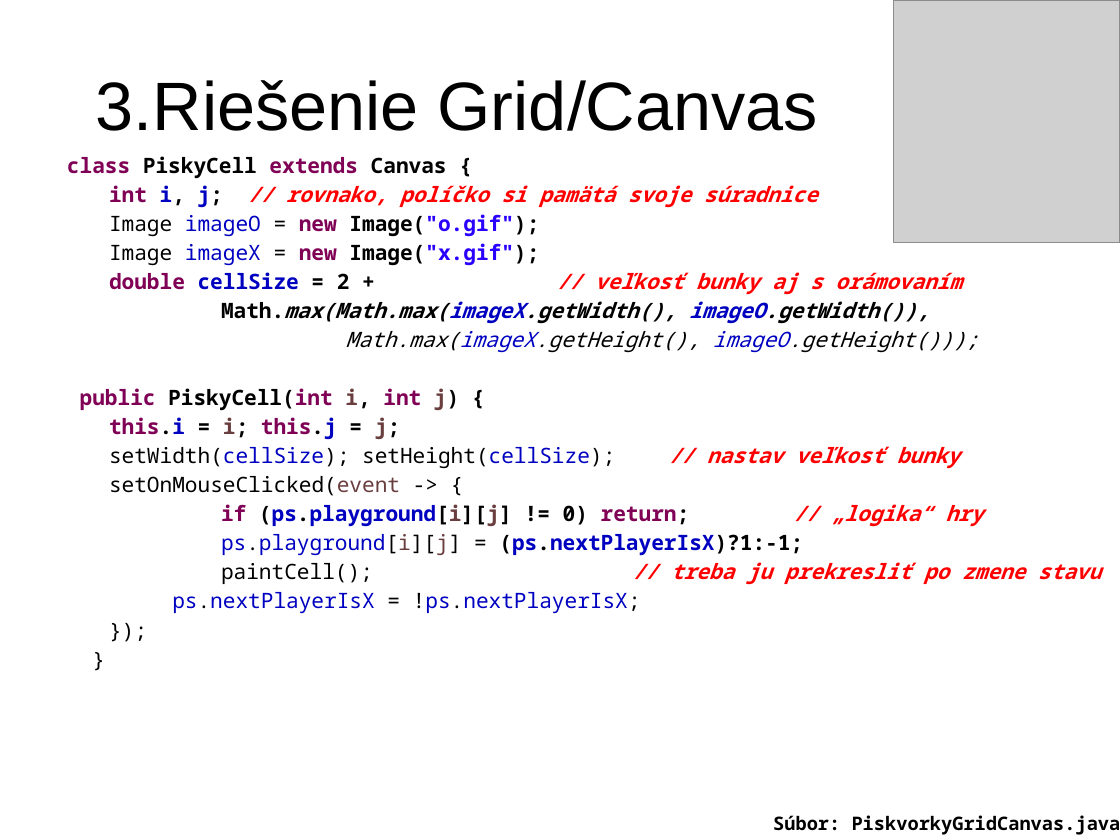
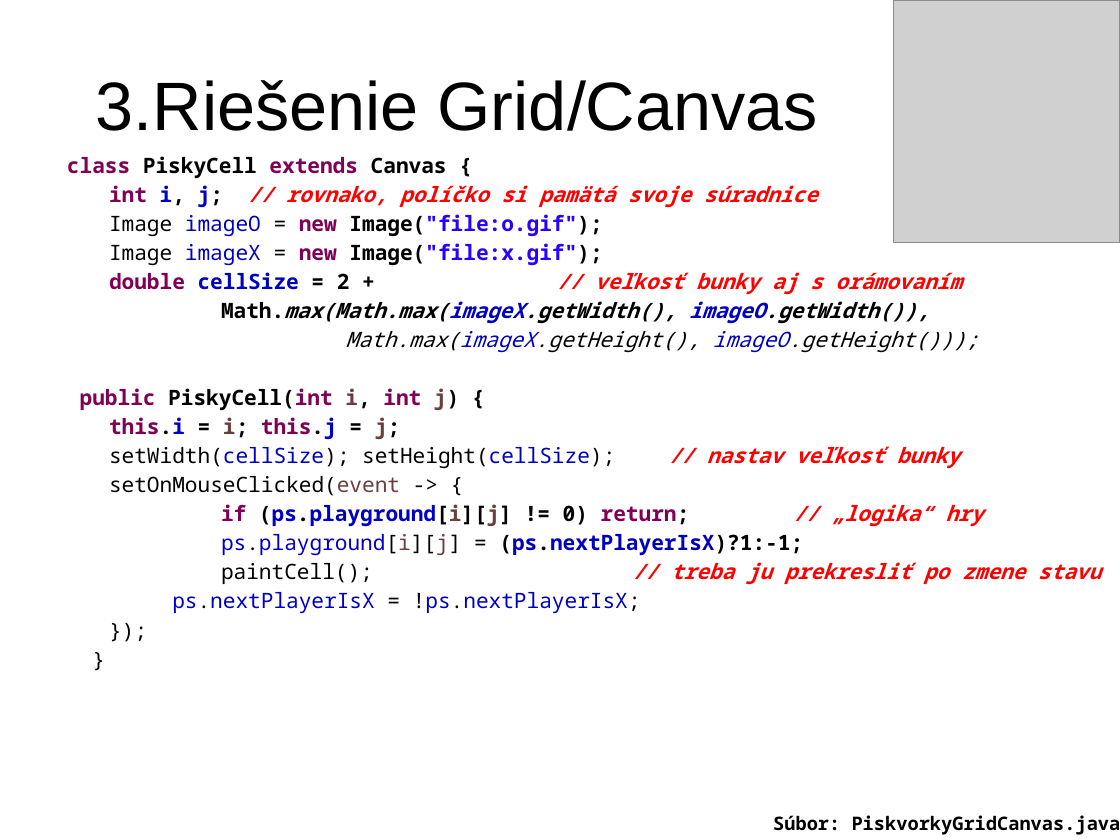
Before and after one commit to Programovanie4/Prednasky, a slide deck: slide 34 of 11/11_java.ppt. Drawn at 1120x840 pixels with LibreOffice and Linux fonts; fonts in the diff are those of the drawing; grey boxes stand for pictures. Boxes give left, top, right and bottom in pixels: in the first picture for what was removed or moved away, otherwise in the second. Text is boxed around its words. In the diff, an @@ line names an element or a change of style, - is before the commit and + after.

```diff
--- a/11/11_java.ppt
+++ b/11/11_java.ppt
@@ text at <box>109,214,602,266</box>: text changed @@
-Image imageO = new Image("o.gif");
-Image imageX = new Image("x.gif");
+Image imageO = new Image("file:o.gif");
+Image imageX = new Image("file:x.gif");
```
Also in this commit, not shown: 3 other slides changed, 1 other file.
